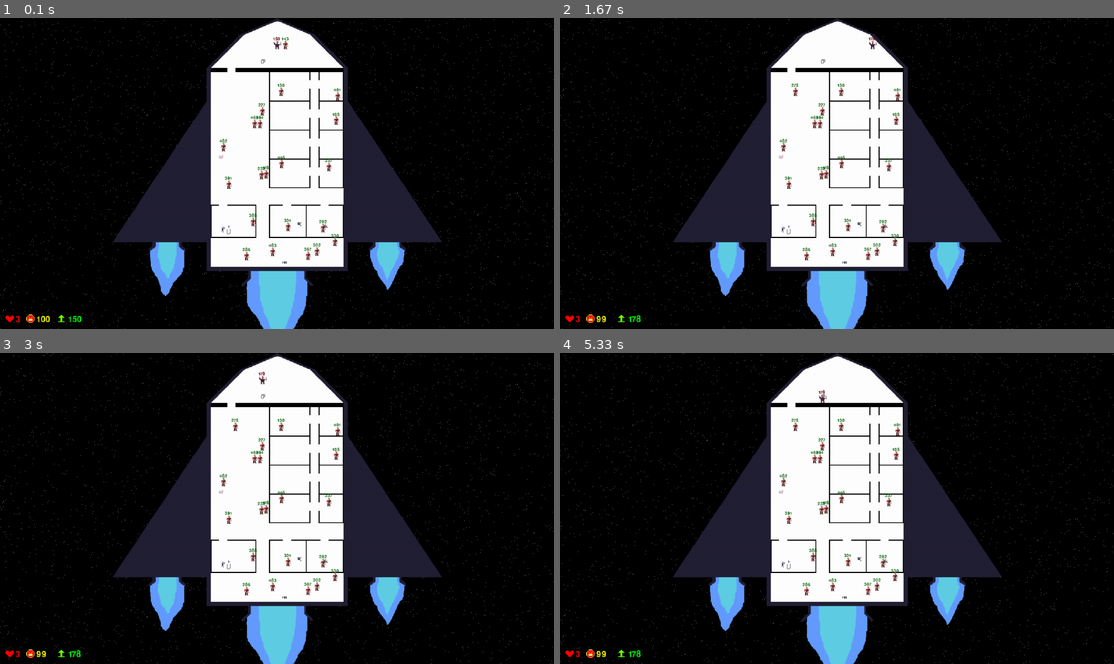
Above: before the commit, frames 1-4 (two rows, left to right).
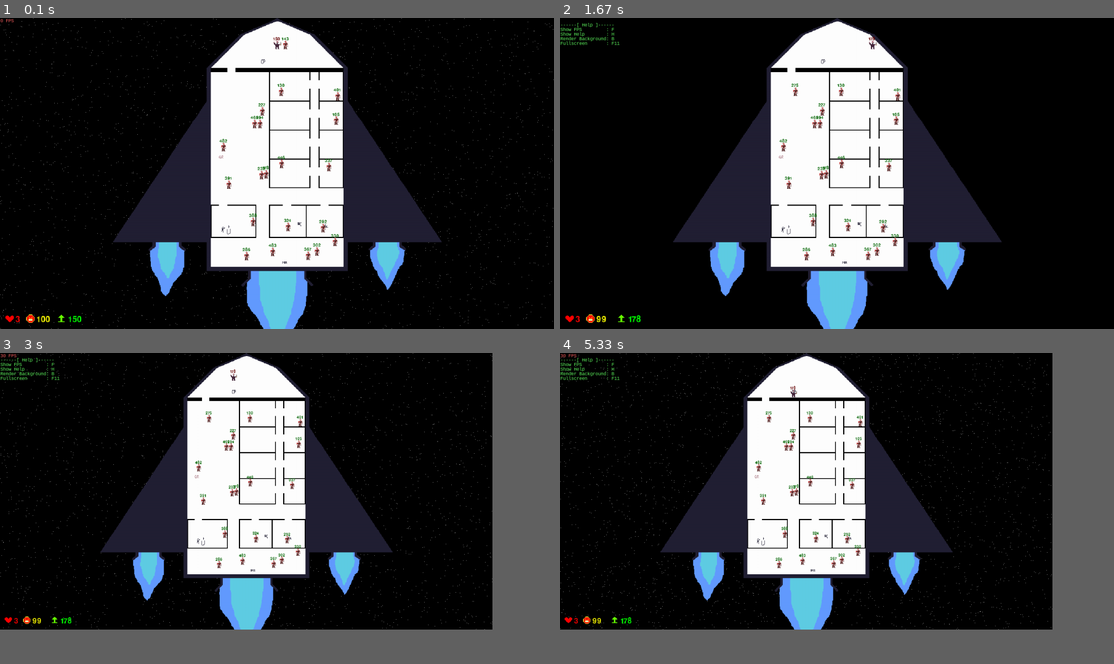
Above: after the commit, the same moments.

Repository: TGH2078/PyGame-Game
Game: pygame game, started from main.py
Two runs of this game, one before a commit and one after it. Both use one fixed random seed, a clock stepped at 60 frames per second and the inputs below.
Inputs:
- Up to frame 1 (0.1 s): no input
- Up to frame 2 (1.67 s): hold H 0.33-0.8 s; hold Right 0.33-0.8 s; hold Right 0.83-1.3 s; tap F at 0.9, 1.2, 1.4 s; tap B at 0.98 s; hold Up 1.33-1.63 s
- Up to frame 3 (3 s): hold F11 2.17-2.7 s; hold Left 2.17-2.7 s; tap F at 2.23, 2.53, 2.8 s; tap B at 2.32 s; hold Left from 2.73 s (still down)
- Up to frame 4 (5.33 s): tap F at 3.1, 3.37, 3.7, 4, 4.13, 4.53, 4.83, 5.2 s; release Left at 3.27 s; hold Down 3.3-3.6 s; hold Left 3.63-4.03 s; tap B at 3.78, 5.28 s; hold Up 4.07-4.43 s; hold Right 4.47-5.1 s; hold Down from 5.13 s (still down)
In our replay, in frame 3 the window is 900x506 before the commit and 800x450 after it. These sizes can differ from the game's own. Grey fills any space a smaller window leaves; there, only what the larger window draws over its background counts as a difference.

The runs differ from the first frame. In frame 1, less than 0.1% of the frame differs, in the area x 0-3%, y 0-2%; in frame 2, 0.8%; in frame 3, 24%; in frame 4, 24%, in the area x 0-100%, y 0-100%.

Commit message:
added fullscreen

Diff:
--- a/main.py
+++ b/main.py
@@ -2,6 +2,7 @@
 import random
 import cProfile
 pygame.init()
+infoobject = pygame.display.Info()
 pygame.mixer.init()
 
 screen = pygame.display.set_mode((1440, 810), pygame.RESIZABLE | pygame.DOUBLEBUF | pygame.HWACCEL)
@@ -36,7 +37,10 @@
 game_fps     = 30
 game_over    = False
 font         = pygame.font.SysFont(None, 24)
+fontm        = pygame.font.SysFont("monospace", 12)
 fontb        = pygame.font.SysFont("monospace", 40)
+
+screen_items = {"ui_help":False, "fps":True, "render_background":True}
 
 # Masks
 player_mask   = pygame.mask.from_surface(player_img)
@@ -201,8 +205,8 @@
     else:
         new_render = False
 
-
-    render_background(new_render)                                                                                                     # Background2 Image
+    if(screen_items["render_background"]):
+        render_background(new_render)                                                                                                     # Background2 Image
     screen.blit(bg_simg, ((display_size[0]//2)-(round(640*(display_size[1]/600))//2), 0))                                         # Background_Image
     screen.blit(icon1_simg, (round(10*(display_size[1]/600)), round(570*(display_size[1]/600))))                                  # Icon1_Image
     screen.blit(icon2_simg, (round(50*(display_size[1]/600)), round(572*(display_size[1]/600))))                                  # Icon2_Image
@@ -258,6 +262,21 @@
 #    print(pygame.mouse.get_pos())
 
 #    print("\033[1A", player_pos_x, ", ", player_pos_y, "            ") # Print player_pos
+    if(screen_items["ui_help"]):
+        screen.blit(fontm.render("------[ Help ]------", True, (100, 255, 100)), (1, 12*1))
+        screen.blit(fontm.render("Show FPS         : F", True, (100, 255, 100)), (1, 12*2))
+        screen.blit(fontm.render("Show Help        : H", True, (100, 255, 100)), (1, 12*3))
+        screen.blit(fontm.render("Render Background: B", True, (100, 255, 100)), (1, 12*4))
+        screen.blit(fontm.render("Fullscreen       : F11", True, (100, 255, 100)), (1, 12*5))
+    if(screen_items["fps"]):
+        screen.blit(fontm.render(f"{round(fps)} FPS", True, (255, 100, 100)), (1, 1))
+#-------------------------------------------------------------------------------------------------------------------------------------------------------
+def toggle(i):
+    if(i==True):
+        i = False
+    elif(i==False):
+        i = True
+    return(i)
 
 run = True
 clock = pygame.time.Clock()
@@ -278,6 +297,15 @@
                 keys["key_right"] = True
             elif(e.key==pygame.K_q):
                 run = False
+            elif(e.key==pygame.K_h):
+                screen_items["ui_help"] = toggle(screen_items["ui_help"])
+            elif(e.key==pygame.K_f):
+                screen_items["fps"] = toggle(screen_items["fps"])
+            elif(e.key==pygame.K_b):
+                screen_items["render_background"] = toggle(screen_items["render_background"])
+                newBackgroundImage()
+            elif(e.key==pygame.K_F11):
+                pygame.display.set_mode((infoobject.current_w, infoobject.current_h), pygame.FULLSCREEN)
         elif(e.type==pygame.KEYUP):
             if(e.key in (pygame.K_UP, pygame.K_w)):
                 keys["key_up"] = False
